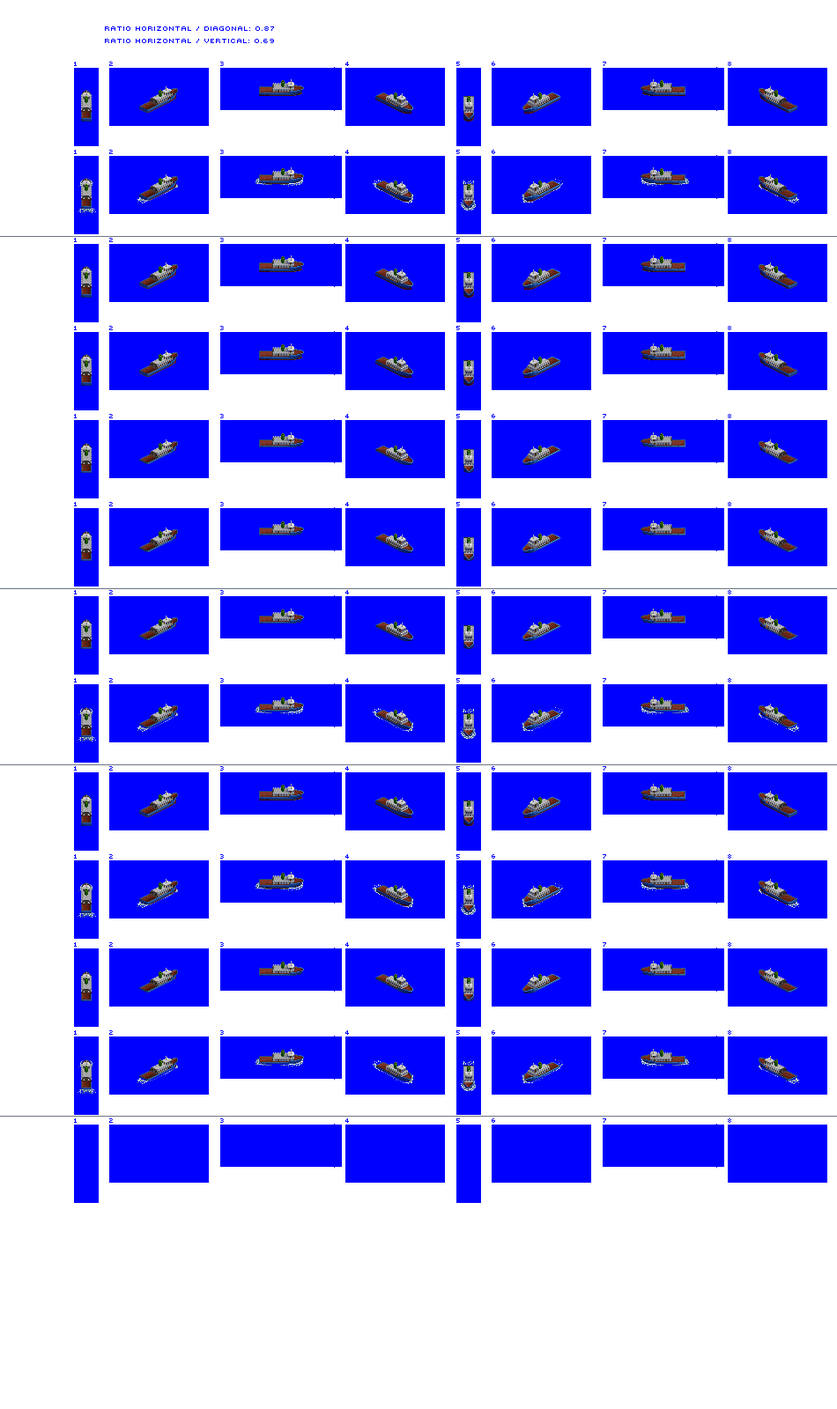
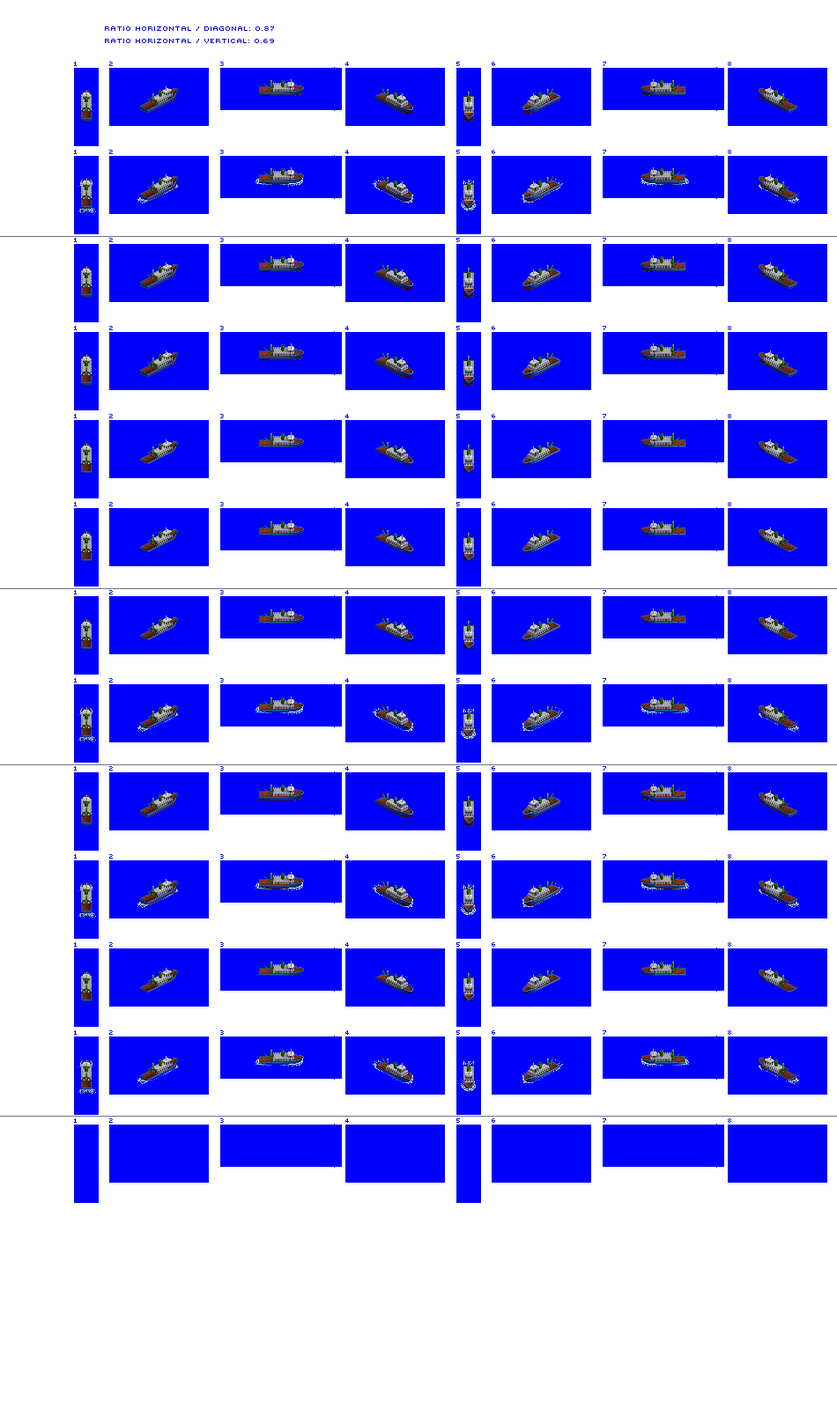
Layered file, before and after one edit (837×1409). Changes by layer:
added layer "cranes" above "house" over <box>85,80,790,1082</box>
